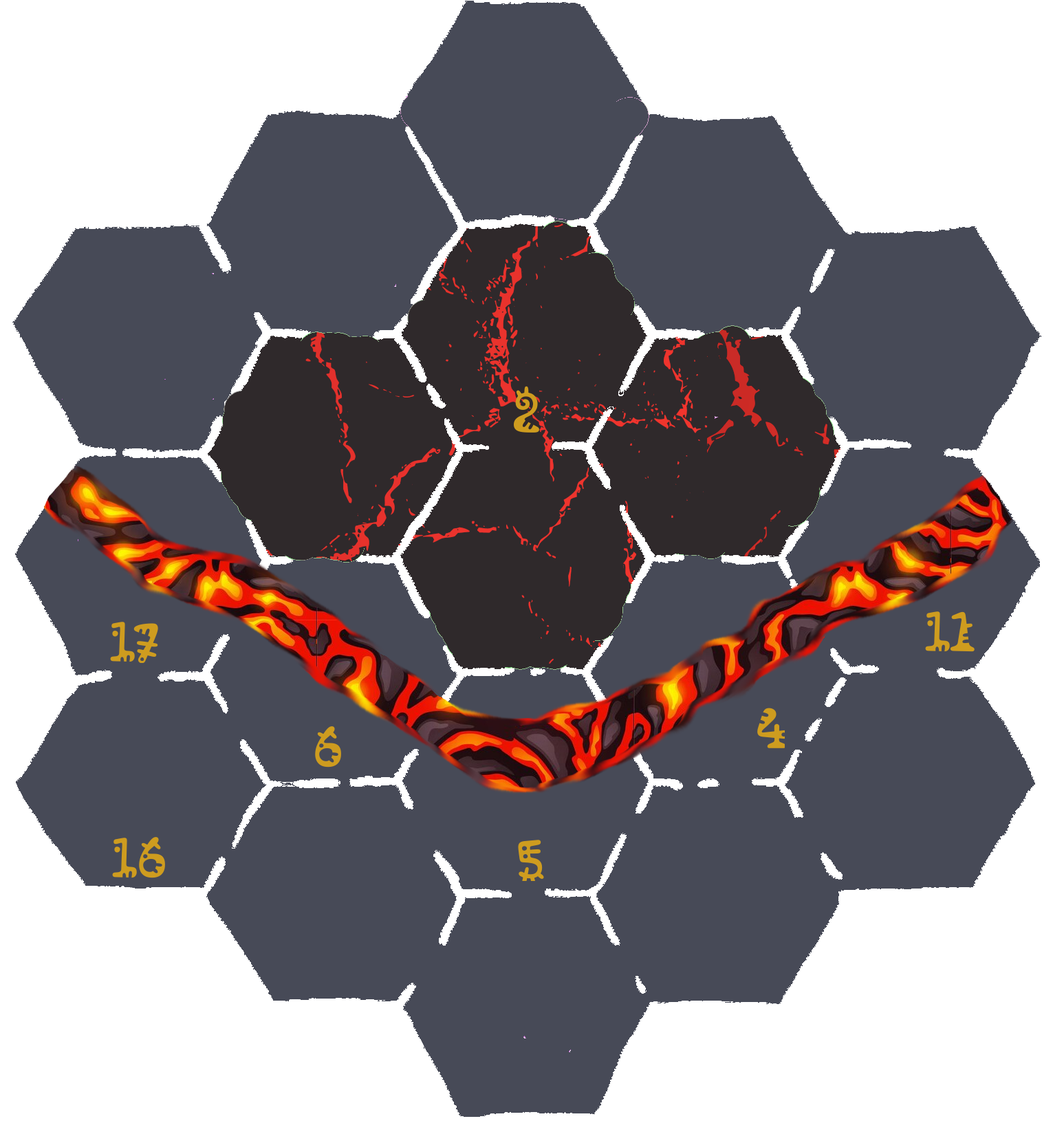
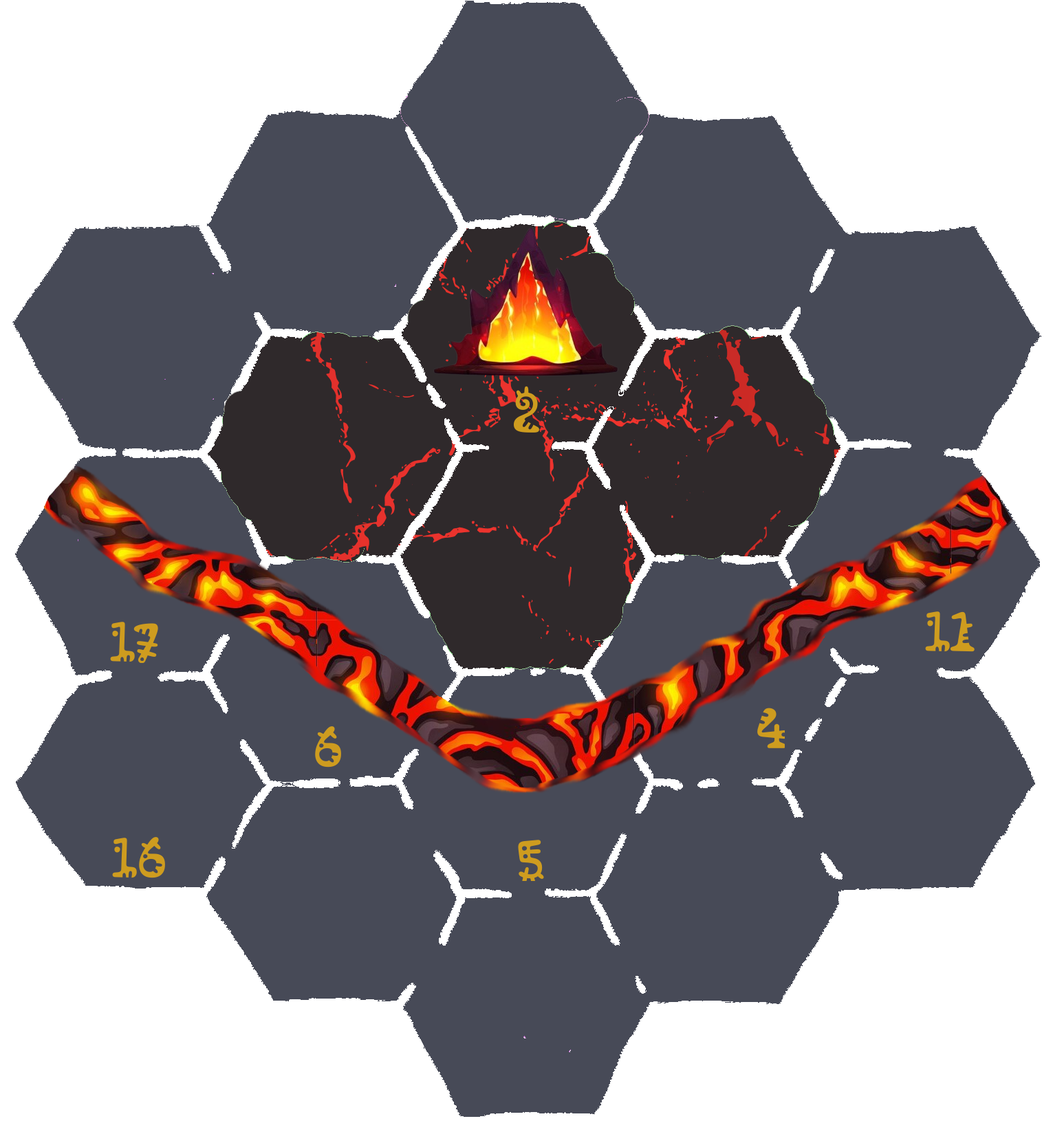
Layers edited between the first and the second 1053×1143 image:
added layer "Trono de Pele" above "6" over [433, 226, 619, 377]
